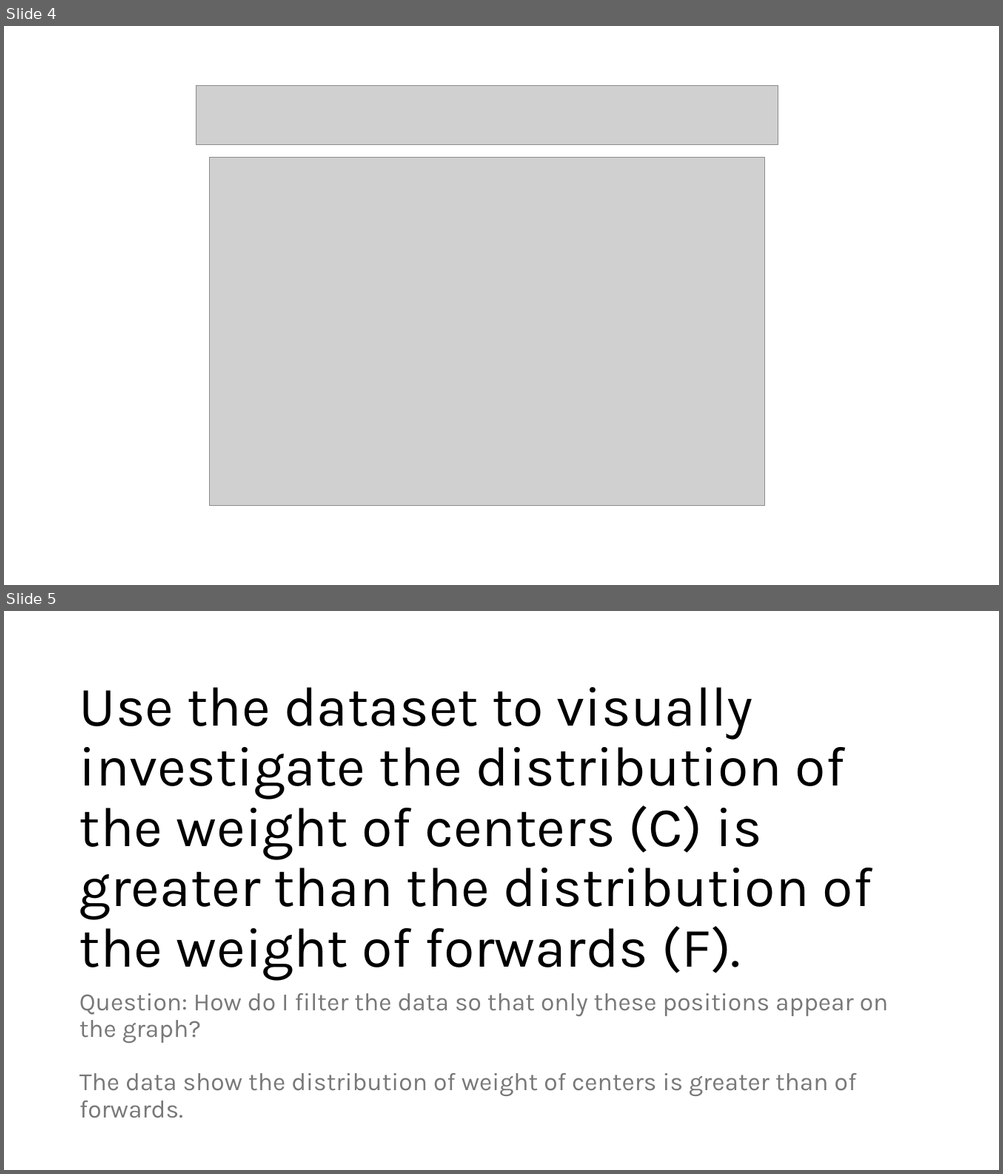
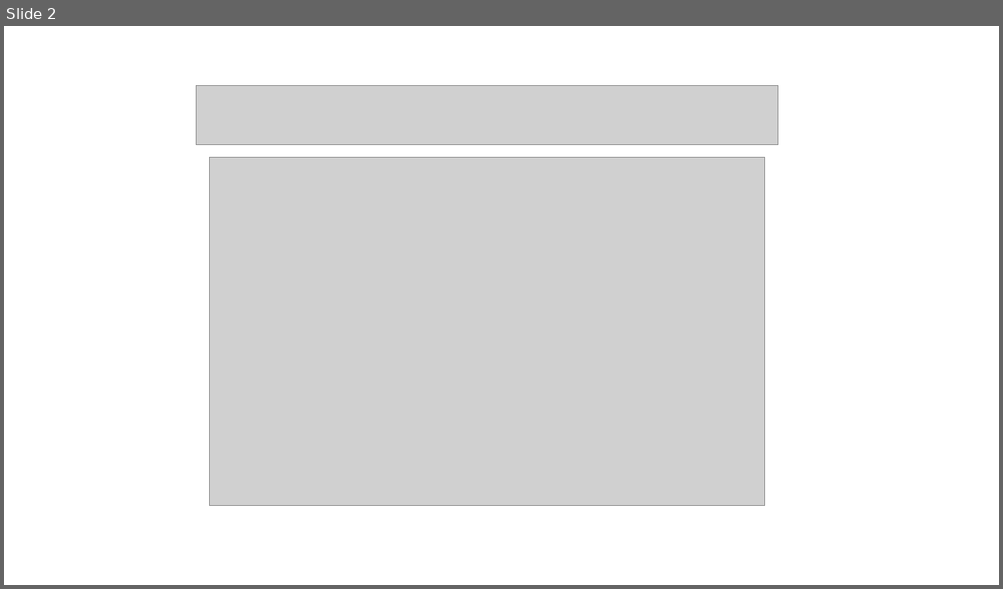
Before and after one commit to Iwestlauer/doing_data_science, a slide deck: Unit 2 Visualization/Isabella_Westlauer_FLS_Unit2.pptx. Shown one above the other, each under a label of ours: slides 4 and 5 before the commit, slide 2 after it. The pictures are 1003x1174 and 1003x589 pixels, drawn with LibreOffice and Linux fonts; fonts in the diff are those of the drawing; grey boxes stand for pictures. Boxes give left, top, right and bottom in pixels: in the first picture for what was removed or moved away, otherwise in the second. Text is boxed around its words. In the diff, an @@ line names an element or a change of style, - is before the commit and + after.

```diff
--- a/Unit 2 Visualization/Isabella_Westlauer_FLS_Unit2.pptx
+++ b/Unit 2 Visualization/Isabella_Westlauer_FLS_Unit2.pptx
@@ slide 5 removed at box(4, 611, 999, 1170), background #FFFFFF @@
@@ title removed at box(79, 687, 872, 981) @@
-Use the dataset to visually investigate the distribution of the weight of centers (C) is greater than the distribution of the weight of forwards (F).
@@ text removed at box(79, 994, 888, 1119) @@
-Question: How do I filter the data so that only these positions appear on the graph?
-The data show the distribution of weight of centers is greater than of forwards.
@@ what was slide 4 is now slide 2 @@
```
Also in this commit, not shown: 2 slides changed, 4 slides added, 12 other slides removed, 1 other file.
